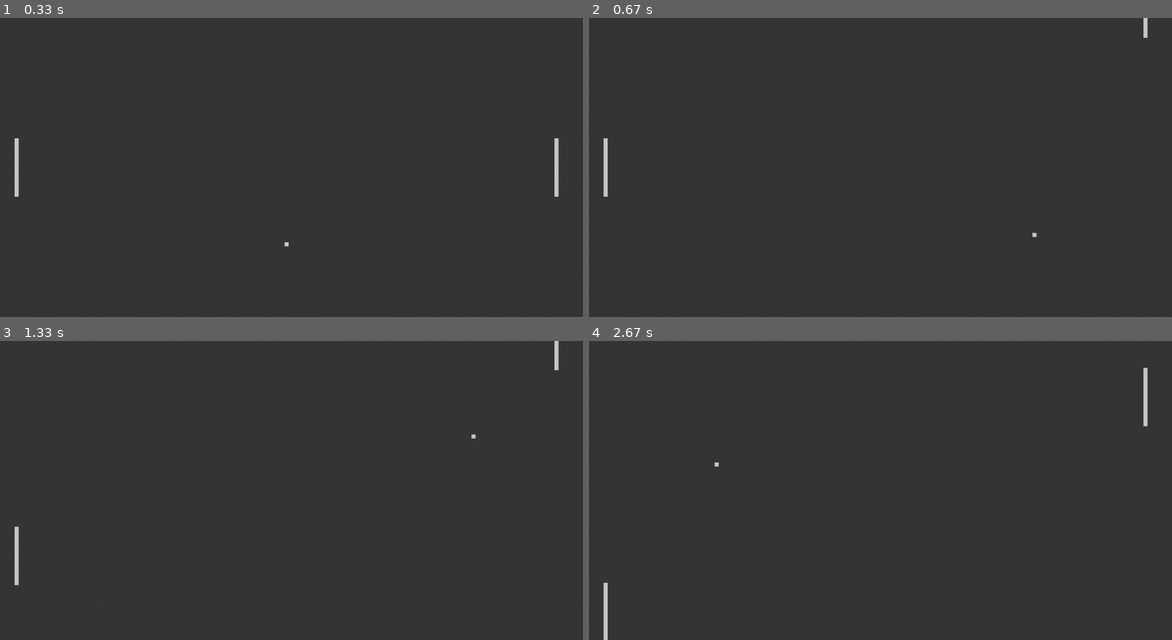
Above: before the commit, frames 1-4 (two rows, left to right).
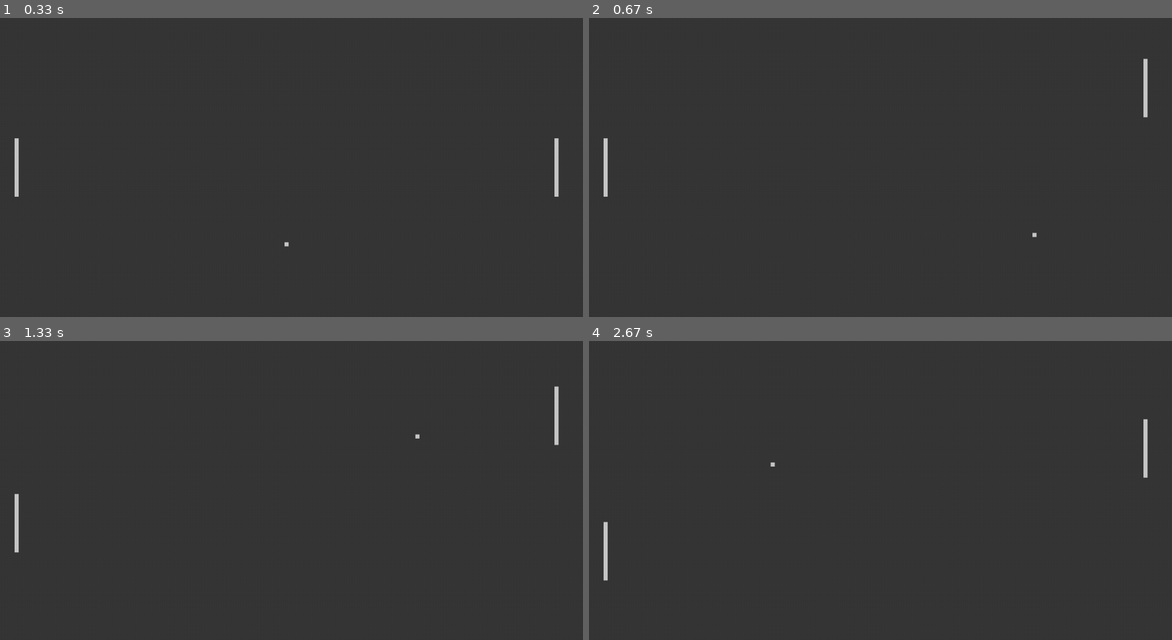
Above: after the commit, the same moments.

Repository: joshhait/Pygame-Pong
Game: pygame game, started from pong.py
The game is run twice, just before and just after one commit, with the same random seed, the same clock (stepped at 60 frames per second) and the same inputs.
Inputs:
- Up to frame 1 (0.33 s): no input
- Up to frame 2 (0.67 s): hold Up from 0.33 s (still down)
- Up to frame 3 (1.33 s): release Up at 0.8 s; hold Down 0.83-1.13 s; hold S 0.83-1.13 s; hold Up from 1.17 s (still down); hold W from 1.17 s (still down)
- Up to frame 4 (2.67 s): release Up at 1.53 s; release W at 1.53 s; hold Down 1.57-1.93 s; hold S 1.57-1.93 s; hold Up 1.97-2.27 s; hold W 1.97-2.27 s; hold Down 2.3-2.6 s; hold S 2.3-2.6 s; hold Up from 2.63 s (still down); hold W from 2.63 s (still down)

Frame 1 is identical in both runs. In frame 2, 0.2% of the frame differs, in the area x 95-96%, y 0-34%; in frame 3, 0.4%; in frame 4, 0.6%, in the area x 2-96%, y 8-100%.

Commit message:
restrict paddle movement

Diff:
--- a/paddle.py
+++ b/paddle.py
@@ -14,9 +14,9 @@
         self.movingDown = False
 
     def update(self):
-        if self.movingUp:
-            self.ypos -= 16
+        if self.movingUp and (self.ypos - 8) >= 0:
+            self.ypos -= 8
             self.rect = pygame.Rect(self.xpos, self.ypos, self.width, self.height)
         if self.movingDown:
-            self.ypos += 16
+            self.ypos += 8
             self.rect = pygame.Rect(self.xpos, self.ypos, self.width, self.height)
